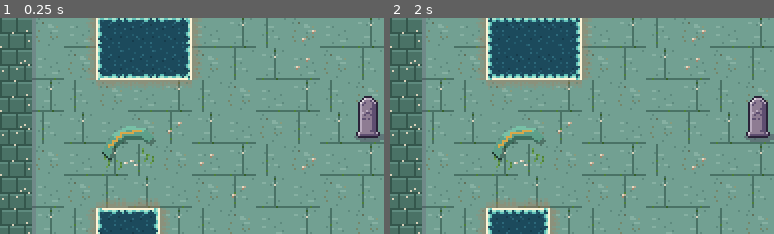
Above: before the commit, frames 1-2 (left to right).
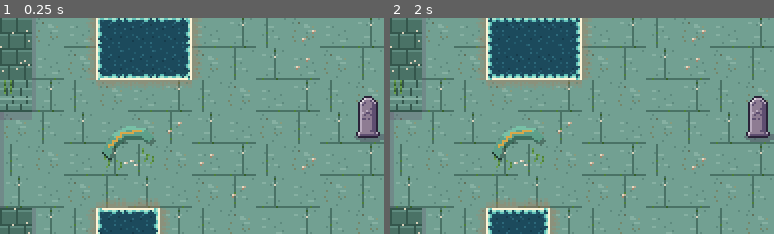
Above: after the commit, the same moments.

Repository: ashciraulo/Leviathan
Game: Godot game, scene res://rooms/room_36_10.tscn
The game is run twice, just before and just after one commit, with the same random seed, the same clock (stepped at 60 frames per second) and the same inputs. This scene is started directly instead of the project's main scene.
Inputs (mouse positions are % of the whole screen's width and height, from its top left):
- Up to frame 1 (0.25 s): no input
- Up to frame 2 (2 s): tap Enter (ui_accept) at 0.5, 0.77, 1.07, 1.25 s; move the mouse to (72, 45) at 0.52 s; hold D (move_right) 0.53-1.25 s; hold K (interact) 0.53-1.25 s; click (72, 45) at 0.67 s; drag from (30, 55) to (48, 41) at 1.27 s
The pictures show only the part of the screen within x 0-50%, y 15-65%; the shares and areas given below are measured in that part.

The runs differ from the first frame. In frame 1, 3.8% of the frame differs, in the area x 0-9%, y 28-88%; in frame 2, 3.8%.

Commit message:
Lengthen the Drowned Belfry: the Tolling Well and the Drowned Nave
The Ringers' Loft now opens east into the Tolling Well, which holds the
big key: with the water down, push the crate round the pillars onto the
plate, then dive under the grates round the island. The Well has a
valve of its own. The Drowned Nave, west of the Entry, is a passage
roofed with grates that winds up to a sealed chamber: once under, Wren
can't surface till they're through.

Co-Authored-By: Claude Opus 5.5 <noreply@anthropic.com>
Claude-Session: https://claude.ai/code/session_01UYEn5VjHLAcVEoVjeQTmCo

Diff:
--- a/locale/strings.csv
+++ b/locale/strings.csv
@@ -513,6 +513,8 @@
 ROOM_BELFRY_VALVES,The Drowned Belfry: Valve Chamber
 ROOM_BELFRY_CHOIR,The Drowned Belfry: Sunken Choir
 ROOM_BELFRY_LOFT,The Drowned Belfry: Ringers' Loft
+ROOM_BELFRY_TOLLING_WELL,The Drowned Belfry: Tolling Well
+ROOM_BELFRY_DROWNED_NAVE,The Drowned Belfry: Drowned Nave
 ROOM_BELFRY_BOSS,The Drowned Belfry: the Great Bell
 DUNGEON_BELFRY,The Drowned Belfry
 TOAST_GOT_DIVERS_HELM,You found the Diver's Helm!
--- /dev/null
+++ b/rooms/room_35_10.tscn
@@ -0,0 +1,24 @@
+[gd_scene load_steps=2 format=3]
+
+[ext_resource type="Script" path="res://scripts/world/room.gd" id="1_room"]
+
+[node name="Room" type="Node2D"]
+script = ExtResource("1_room")
+name_key = "ROOM_BELFRY_DROWNED_NAVE"
+biome = "belfry"
+dungeon = "belfry"
+chest_item = "glint"
+chest_count = 100
+layout = "########################
+#....#######...........#
+#.C..#######...........#
+#....#######...........#
+###LL#######...........#
+###LL#######............
+###LL#######............
+###LLL######............
+#####L######...........#
+#####L##QQQQ...........#
+#####LLLQQQQ...@.......#
+########QQQQ...........#
+########################"
--- a/rooms/room_36_10.tscn
+++ b/rooms/room_36_10.tscn
@@ -14,9 +14,9 @@
 #..QQQ............QQQ..#
 #..QQQ............QQQ..#
 #......................#
-#..........T...........#
-#......................#
-#...............@......#
+...........T...........#
+.......................#
+................@......#
 #..QQ..............QQ..#
 #..QQ..............QQ..#
 #......................#
--- a/rooms/room_37_8.tscn
+++ b/rooms/room_37_8.tscn
@@ -7,14 +7,15 @@
 name_key = "ROOM_BELFRY_LOFT"
 biome = "belfry"
 dungeon = "belfry"
-chest_item = "big_key"
+chest_item = "glint"
+chest_count = 50
 layout = "########################
 #......................#
 #..QQQQQQQQQQQQQQQQQQ..#
 #..QQQQQQQQQQLLLLLQQQ..#
 #..QQQQQQQQQQL...LQQQ..#
-#..QQQQQQQQQQL.C.LQQQ..#
-...QQQQQQQQQQL...LQQQ..#
+#..QQQQQQQQQQL.C.LQQQ...
+...QQQQQQQQQQL...LQQQ...
 ...QQQQQQQQQQLLLLLQQQ..#
 #..QQQQQQQQQQQQQQQQQQ..#
 #..QQQQQQQQQQQQQQQQQQ..#
--- /dev/null
+++ b/rooms/room_38_8.tscn
@@ -0,0 +1,24 @@
+[gd_scene load_steps=2 format=3]
+
+[ext_resource type="Script" path="res://scripts/world/room.gd" id="1_room"]
+
+[node name="Room" type="Node2D"]
+script = ExtResource("1_room")
+name_key = "ROOM_BELFRY_TOLLING_WELL"
+biome = "belfry"
+dungeon = "belfry"
+chest_item = "big_key"
+gate = "plates"
+layout = "########################
+#....#,,,,,,,,,#QQQQQQQ#
+#....#,,,,,,,,,#QLLLLLQ#
+#....#,,K,,,,,,#QL...LQ#
+#....#,,,,,,,,,#QL.C.LQ#
+......,,,,,,,,,|QL...LQ#
+......,,,,,,,#,|QLLLLLQ#
+#....#,,#,,,,,,#QQQQQQQ#
+#.R..#,,,,,,,,,#QQQQQQQ#
+#....#,,,,,,,=,#QQQQQQQ#
+#....#,,,,,,,,,#QQQQQQQ#
+#....#,,,,,,,,,#QQQQQQQ#
+########################"
--- a/tests/screenshots.gd
+++ b/tests/screenshots.gd
@@ -1073,6 +1073,8 @@
 		[Vector2i(36, 8), "124_belfry_valve_chamber", Vector2i(11, 11)],
 		[Vector2i(35, 8), "125_belfry_choir", Vector2i(22, 6)],
 		[Vector2i(37, 8), "126_belfry_loft", Vector2i(1, 6)],
+		[Vector2i(38, 8), "126b_belfry_tolling_well", Vector2i(2, 6)],
+		[Vector2i(35, 10), "126c_belfry_drowned_nave", Vector2i(21, 6)],
 	]
 	for shot: Array in rooms:
 		await _jump(game, shot[0], shot[2])
--- a/tests/smoke_test.gd
+++ b/tests/smoke_test.gd
@@ -1791,6 +1791,63 @@
 	crate._slide(Vector2.DOWN)
 	await _wait(0.4)
 	_check(GameState.flags.get(RoomPuzzle.flag_for(room.coord), false), "on the dry floor the crate reaches the plate (at %s)" % crate.position)
+
+	# The Tolling Well (water down): the crate goes round the pillar onto
+	# the plate, the bars open on the pool, and a dive under the grates
+	# reaches the big key. Its own valve turns the water too.
+	room = await _goto(game, Vector2i(38, 8), Vector2i(1, 6))
+	await _calm(room)
+	var well_crate: Crate = _child_of(room, Crate)[0]
+	var well_bars: Array = _child_of(room, Bars)
+	_check(well_bars.size() == 2 and not (well_bars[0] as Bars).is_open, "bars shut the Well's pool off")
+	for step: Vector2 in [Vector2.RIGHT, Vector2.RIGHT, Vector2.RIGHT, Vector2.RIGHT, Vector2.DOWN, Vector2.DOWN, Vector2.DOWN, Vector2.DOWN, Vector2.DOWN, Vector2.DOWN, Vector2.RIGHT]:
+		well_crate._slide(step)
+		await _wait(0.3)
+	await _wait(0.2)
+	_check(GameState.flags.get(RoomPuzzle.flag_for(room.coord), false) and (well_bars[0] as Bars).is_open, "round the pillar onto the plate, the crate opens the bars (at %s)" % well_crate.position)
+	player.global_position = _tile_pos(room, Vector2i(16, 4))
+	player.facing = Vector2.RIGHT
+	player.velocity = Vector2.ZERO
+	await _wait(0.1)
+	_check(player.swimming() and player.use_item("divers_helm"), "Wren dives in the Well's pool")
+	Input.action_press("move_right")
+	await _wait(1.0)
+	Input.action_release("move_right")
+	await _wait(DiversHelm.DIVE_TIME)
+	local = player.global_position - room.global_position
+	_check(local.x > 17.5 * Room.TILE and not player.diving, "under the grates Wren comes up beside the big key (at %s)" % local)
+	_check(_child_of(room, Chest).any(func(c: Chest) -> bool: return c.item == "big_key"), "the Tolling Well's chest holds the big key")
+	var well_valves := _child_of(room, Valve)
+	_check(well_valves.size() == 1, "the Well has a valve of its own")
+	(well_valves[0] as Valve).interact()
+	await _wait(Valve.TURN_TIME + 0.3)
+	_check(room.flooded() and room.tile_at(8, 5) == "Q", "the Well's valve turns the water up")
+	(well_valves[0] as Valve).interact()
+	await _wait(Valve.TURN_TIME + 0.3)
+	_check(not room.flooded(), "and back down")
+
+	# The Drowned Nave: a passage roofed with grates winds up to a sealed
+	# chamber; once under, Wren can't surface until they're through.
+	room = await _goto(game, Vector2i(35, 10), Vector2i(22, 6))
+	await _calm(room)
+	player.global_position = _tile_pos(room, Vector2i(9, 10))
+	player.facing = Vector2.LEFT
+	player.velocity = Vector2.ZERO
+	Input.action_press("move_left")
+	await _wait(0.8)
+	Input.action_release("move_left")
+	local = player.global_position - room.global_position
+	_check(local.x > 7.5 * Room.TILE, "swimming, the grates stop Wren at the passage (at %s)" % local)
+	player.use_item("divers_helm")
+	Input.action_press("move_left")
+	Input.action_press("move_up")
+	await _wait(8.0)
+	Input.action_release("move_left")
+	Input.action_release("move_up")
+	await _wait(0.5)
+	local = player.global_position - room.global_position
+	_check(local.x < 5 * Room.TILE and local.y < 4 * Room.TILE and not player.diving, "diving, Wren winds up the passage into the sealed chamber (at %s)" % local)
+	_check(_child_of(room, Chest).any(func(c: Chest) -> bool: return c.item == "glint"), "glints wait in the Nave's chamber")
 
 	# Back up again, the Choir floods and its crate is stuck.
 	room = await _goto(game, Vector2i(36, 8), Vector2i(11, 11))
